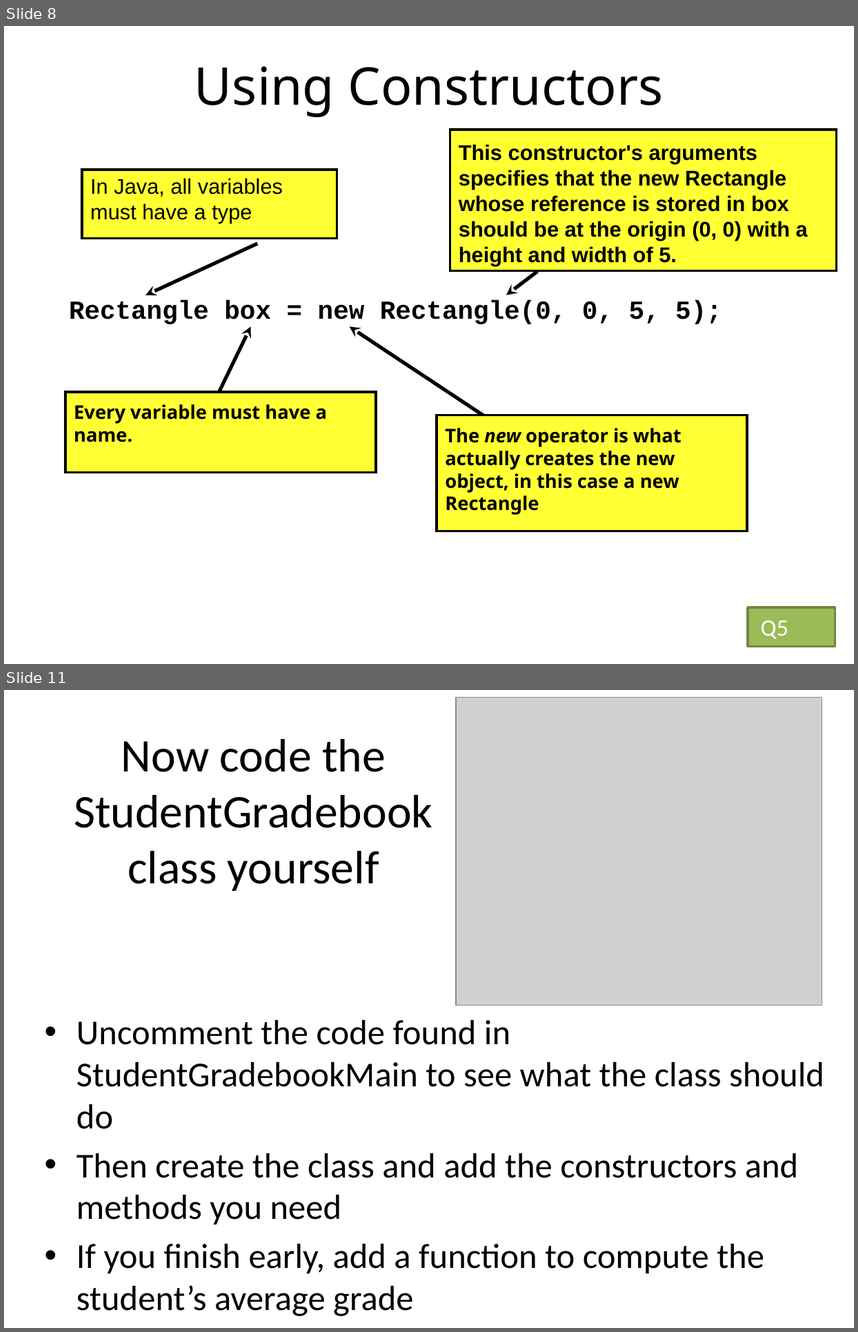
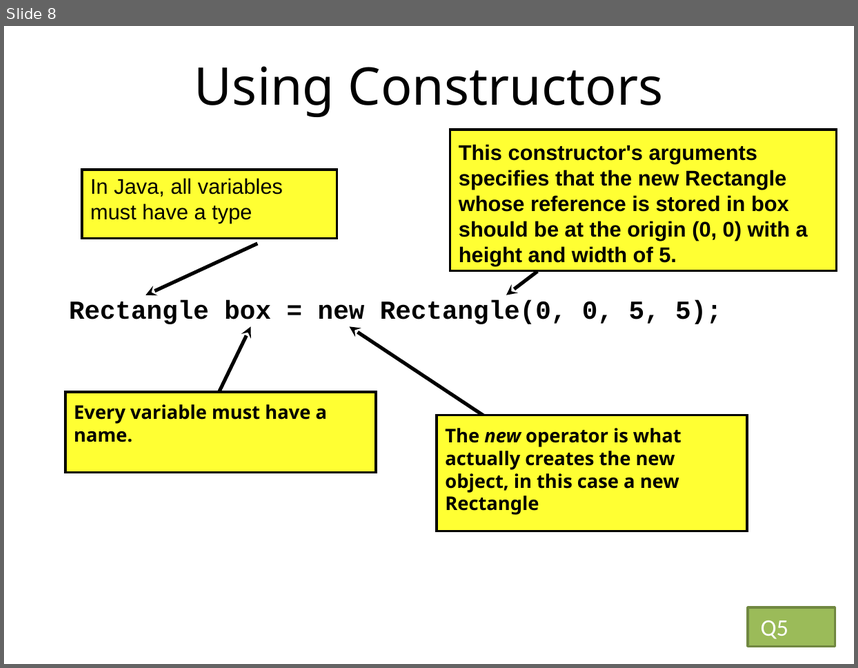
Before and after one commit to RHIT-CSSE/csse220, a slide deck: ClassMaterials/MapsAndObjectIntro/Slides/Part1-ObjectIntro.pptx. Shown one above the other, each under a label of ours: slides 8 and 11 before the commit, slide 8 after it; the slides between them are not shown. The pictures are 858x1332 and 858x668 pixels, drawn with LibreOffice and Linux fonts; fonts in the diff are those of the drawing; grey boxes stand for pictures. Boxes give left, top, right and bottom in pixels: in the first picture for what was removed or moved away, otherwise in the second. Text is boxed around its words. In the diff, an @@ line names an element or a change of style, - is before the commit and + after.

Commit message:
fixing student gradebook examples

```diff
--- a/ClassMaterials/MapsAndObjectIntro/Slides/Part1-ObjectIntro.pptx
+++ b/ClassMaterials/MapsAndObjectIntro/Slides/Part1-ObjectIntro.pptx
@@ slide 11 removed at bbox=[4, 690, 854, 1328], background #FFFFFF @@
@@ picture removed at bbox=[456, 697, 822, 1005] @@
@@ title removed at bbox=[74, 739, 433, 891] @@
-Now code the StudentGradebook class yourself
@@ text removed at bbox=[76, 1020, 824, 1316] @@
-• Uncomment the code found in StudentGradebookMain to see what the class should do
-• Then create the class and add the constructors and methods you need
-• If you finish early, add a function to compute the student’s average grade
```
Also in this commit, not shown: 2 slides changed, 1 other slide removed, 6 other files.
